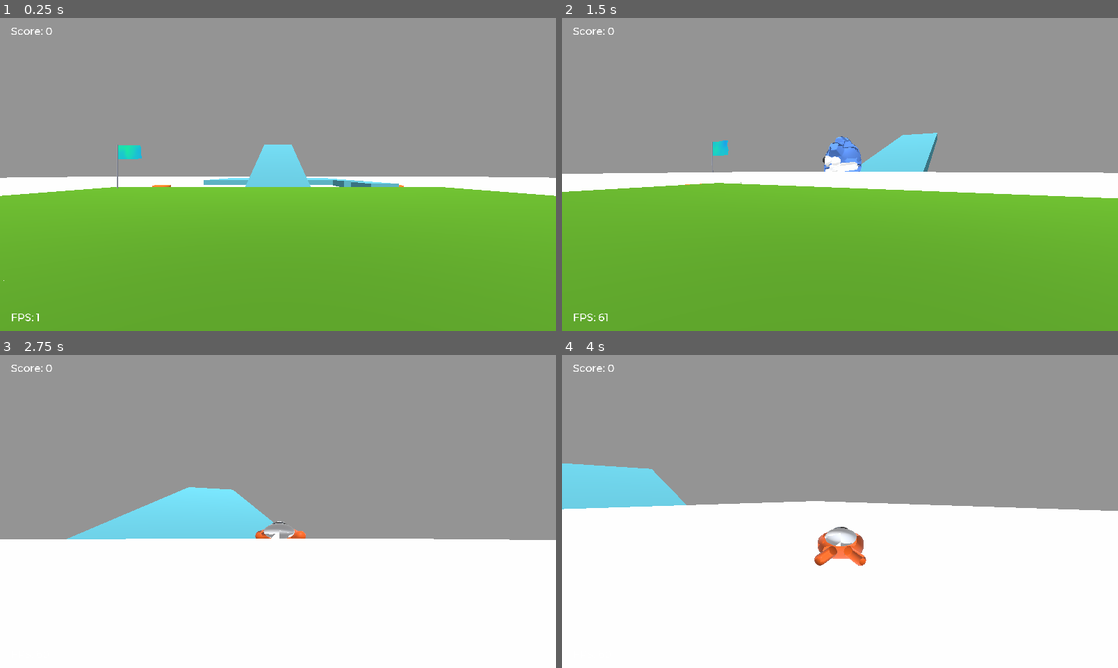
Above: before the commit, frames 1-4 (two rows, left to right).
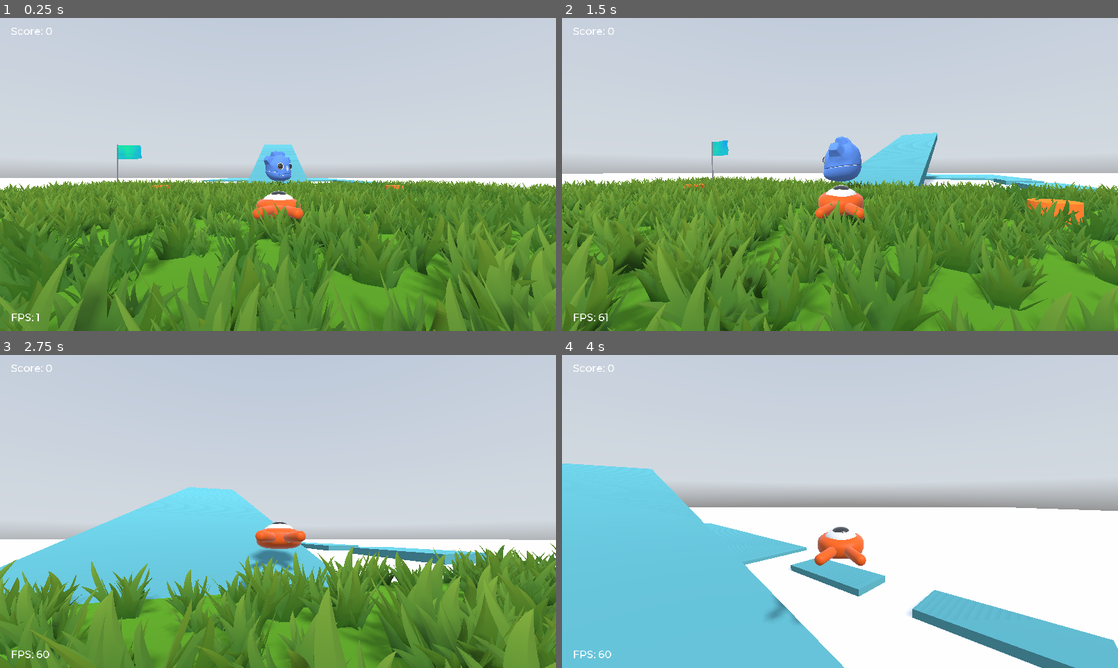
Above: after the commit, the same moments.

Repository: telmotrooper/squash-the-creeps
Game: Godot game, scene res://Main.tscn
The game is run twice, just before and just after one commit, with the same random seed, the same clock (stepped at 60 frames per second) and the same inputs. A sky picture missing from this copy of the repository is replaced by a grey-blue gradient.
Inputs (mouse positions are in pixels of both pictures, inside the frame that each line leads up to):
- Up to frame 1 (0.25 s): no input
- Up to frame 2 (1.5 s): tap Enter (ui_accept) at 0.5 s; move the mouse to (867, 174) at 0.52 s; hold Up (move_forward) from 0.53 s (still down); click (867, 174) at 0.6 s; tap Space (jump) at 0.77 s; move the mouse to (812, 174) at 1.27 s; tap Delete at 1.35 s
- Up to frame 3 (2.75 s): keep holding Up (move_forward); tap Space (jump) at 1.52 s; move the mouse to (289, 505) at 2.02 s; hold Shift from 2.03 s (still down)
- Up to frame 4 (4 s): keep holding Up (move_forward); move the mouse to (834, 517) at 2.77 s; release Shift at 2.78 s; click (834, 517) at 2.85 s; tap Space (jump) at 3.02, 3.77 s; move the mouse to (878, 514) at 3.52 s; tap Delete at 3.6 s

The runs differ from the first frame. In frame 1, 88% of the frame differs, in the area x 0-100%, y 0-100%; in frame 2, 85%; in frame 3, 94%; in frame 4, 71%.

Commit message:
Set draw distance from menu

Diff:
--- a/Camera.gd
+++ b/Camera.gd
@@ -11,8 +11,6 @@
   Input.set_mouse_mode(Input.MOUSE_MODE_CAPTURED)
   # Prevent camera from colliding with player.
   $Horizontal/Vertical/ClippedCamera.add_exception(get_parent())
-  # Load initial draw distance into camera.
-  $Horizontal/Vertical/ClippedCamera.far = Configuration.get_value("graphics", "draw_distance")
 
 func _input(event):
   if event is InputEventMouseMotion:
--- a/Pause.gd
+++ b/Pause.gd
@@ -21,11 +21,11 @@
 func _on_DrawDistanceSlider_value_changed(value):
   Configuration.update_setting("graphics", "draw_distance", value)
   $VBoxContainer/DrawDistanceLabel.text = draw_distance_text % value
+  GameState.Player.set_draw_distance(value)
 
 func _on_SensitivitySlider_value_changed(value):
   Configuration.update_setting("controls", "mouse_sensitivity", value)
   $VBoxContainer/SensitivityLabel.text = sensitivity_text % value
-  GameState.Player.set_draw_distance(value)
 
 func _on_MusicVolumeSlider_value_changed(value):
   Configuration.update_setting("audio", "music_volume", value)
